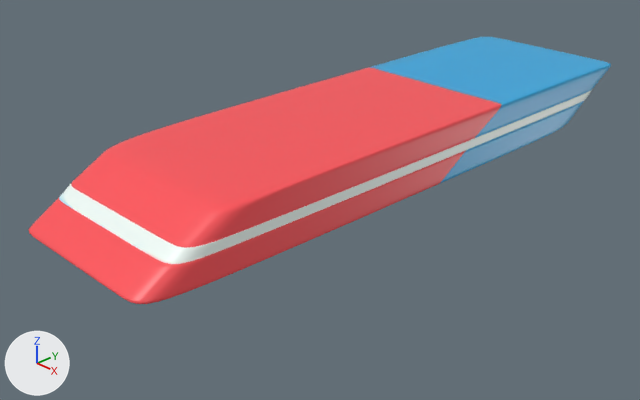
One commit to the Blender file blender/eraser.blend: the scene before it, then after it.
One viewpoint serves both versions: a 50 mm camera at (1.98, -1.96, 1.52) aimed at (-0.06, 0.01, 0.22). Lighting does not change. The marker at lower left points along +X, +Y and +Z.

Script lines for the objects in view, before the commit:
```python
me_cube = bpy.data.meshes.new('Cube')
me_cube.from_pydata(...)  # 4212 vertices, 4288 faces; spans x -0.32..0.32, y -0.97..1.3, z -0.17..0.03
me_cube.polygons.foreach_set('use_smooth', [True] * 4288)
me_cube.materials.append(mat_material)  # picture img_material_base_color
ob_cube = bpy.data.objects.new('Cube', me_cube)
ob_cube.location = (0.0, 0.0, 0.517)
```
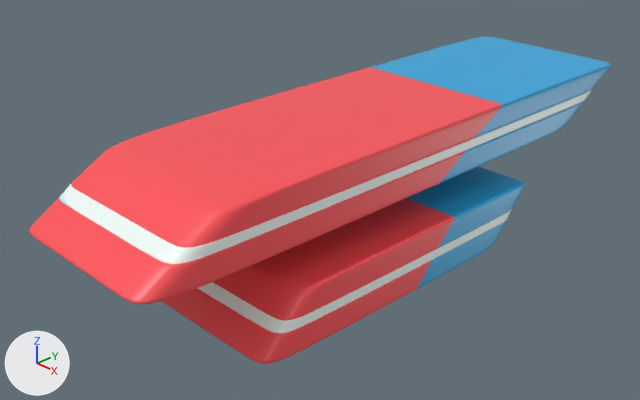
Edits to the bpy script that builds the scene:
```text
Add ob_eraser__small:
    ob_eraser__small = bpy.data.objects.new('Eraser_ small', me_cube.copy())  # the mesh of ob_cube
    ob_eraser__small.location = (0.073, -0.097, 0.218)
    ob_eraser__small.scale = (1.0, 0.56, 1.0)
```

Boxes [x1, y1, x2, y2] around the edits, measured in the pictures (640 x 400 px):
'Eraser_ small', added (red): after [161, 167, 525, 364]
